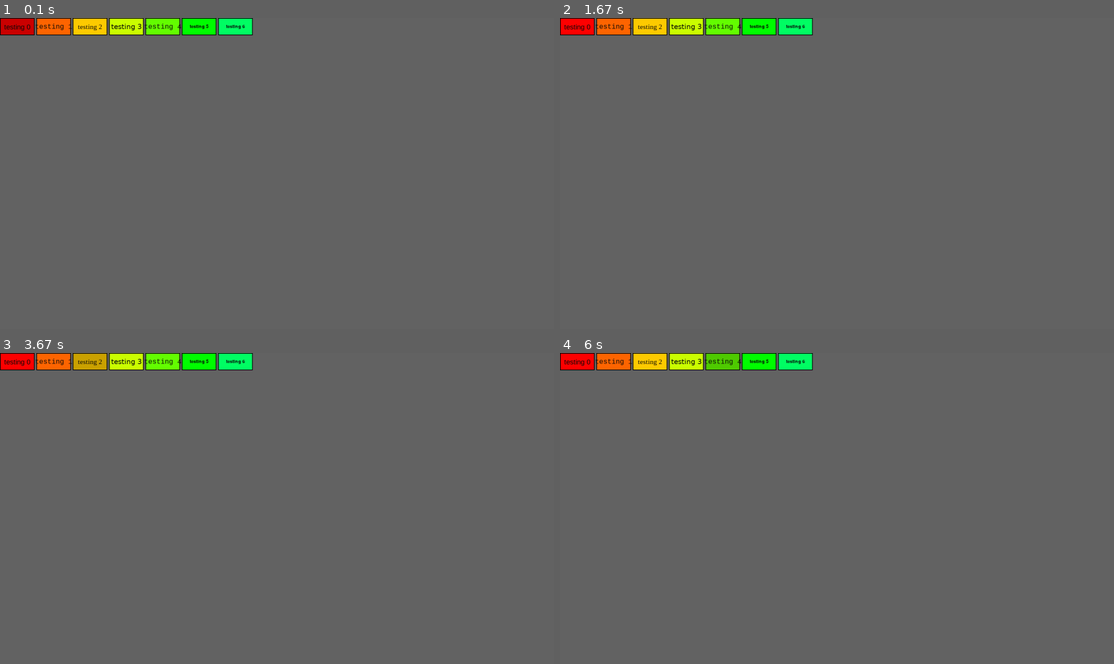
Above: before the commit, frames 1-4 (two rows, left to right).
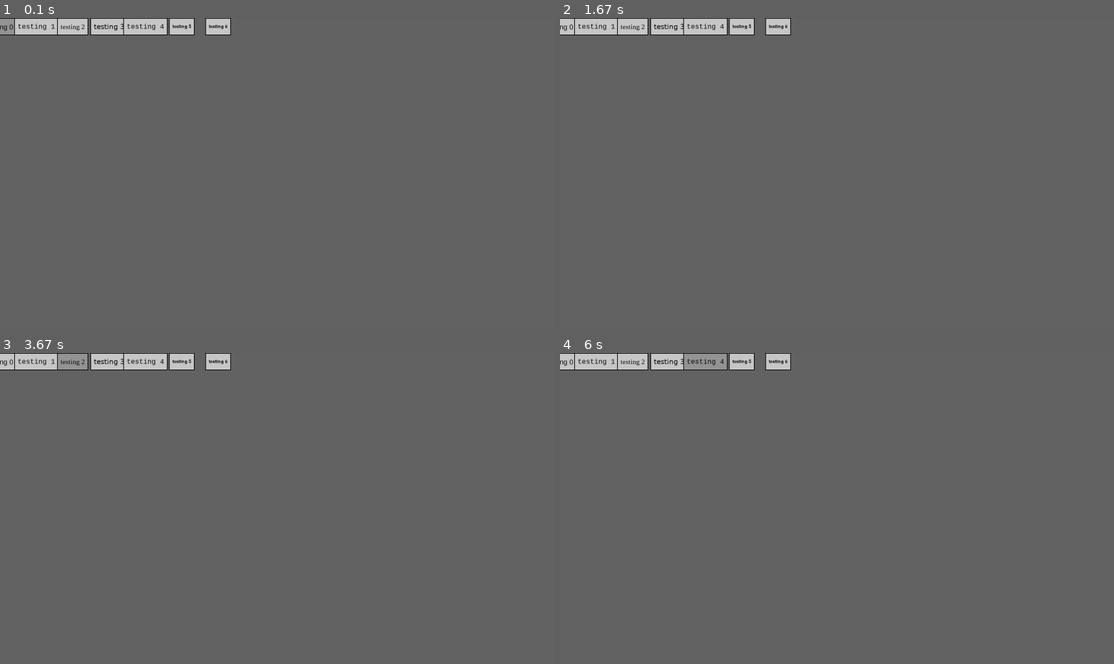
Above: after the commit, the same moments.

Repository: FinleyDavies/super-pygame-bomberman
Game: pygame game, started from main/button.py
Same seed, same stepped clock (60 frames per second), same inputs: the game is played once before the commit and once after it.
Inputs (mouse positions are in pixels of both pictures, inside the frame that each line leads up to):
- Up to frame 1 (0.1 s): no input
- Up to frame 2 (1.67 s): click "testing 1" at 0.38 s; click (842, 195) at 0.72 s; click "testing 5" at 1.05 s; click (1041, 282) at 1.38 s
- Up to frame 3 (3.67 s): click "testing 0" at 2.22 s; click (260, 455) at 2.55 s; click "testing 2" at 3.38 s
- Up to frame 4 (6 s): click (1008, 502) at 3.72 s; click "testing 3" at 4.55 s; click (859, 496) at 4.88 s; click "testing 4" at 5.72 s

The runs differ from the first frame. In frame 1, 2.4% of the frame differs, in the area x 0-46%, y 0-6%; in frame 2, 2.4%; in frame 3, 2.4%; in frame 4, 2.4%.

Commit message:
added basic menu class

Diff:
--- a/main/button.py
+++ b/main/button.py
@@ -32,12 +32,13 @@
             font_name = self.FONT
         self.font_name = font_name
 
+        self.font = pygame.font.Font(pygame.font.match_font(self.font_name), 20)
         self.text = text
 
-        self.font = pygame.font.Font(pygame.font.match_font(self.font_name), 20)
-        self.rendered = self.font.render(self.text, True, (10, 10, 10))
-        self.text_rect = self.rendered.get_rect()
-        self.text_rect.center = self.rect.center
+        self.rendered, self.text_rect = self.render_text()
+        self.fit_text()
+
+
 
         self.is_highlighted = False
         self.is_pressed = False
@@ -72,8 +73,27 @@
             self.time_pressed = time()
             self.is_pressed = True
             if self.callback:
-                #Thread(target=self.callback).start()
                 self.callback()
+
+    def change_text(self, text):
+        self.text = text
+        self.render_text()
+
+    def render_text(self):
+        rendered = self.font.render(self.text, True, (10, 10, 10))
+        text_rect = rendered.get_rect()
+        text_rect.center = self.rect.center
+
+        return rendered, text_rect
+
+    def fit_text(self):
+        if self.text_rect.width > self.rect.width:
+            rect = self.text_rect.copy()
+            rect.height = self.rect.height
+            rect.center = self.rect.center
+            self.rect = rect.inflate(20, 0)
+
+
 
 
 if __name__ == "__main__":
@@ -107,16 +127,19 @@
     cols = WIDTH // (width + 5)
     print(cols)
     for i, font in enumerate(pygame.font.get_fonts()[:] + [pygame.font.get_default_font()]):
-        button_rect = pygame.rect.Rect(((width + 5) * (i % cols), (height + 5) * (i // cols), width, height))
+        button_rect = pygame.rect.Rect(((width + 5) * (i % cols), (height + 5) * (i // cols), 0, height))
         button_colour = pygame.color.Color("red")
         button_colour.hsva = ((360*(i%cols)//cols), 100, 100, 100)
+
+        def name(font):
+            print(font)
 
         def rem(f):
             for button in buttons:
                 if button.font_name == f:
                     buttons.remove(button)
 
-        button = Button(screen, button_rect, f"testing {i}", font_name=font, colour=button_colour)#, callback=lambda f=font: rem(f))
+        button = Button(screen, button_rect, f"testing {i}", font_name=font, colour=(200,200,200), callback=lambda f=font: name(f))
         buttons.append(button)
 
     while True:
--- a/main/client_test.py
+++ b/main/client_test.py
@@ -9,6 +9,7 @@
 import pygame
 from queue import Queue
 from collections import OrderedDict
+from menu import ButtonMenu
 
 
 def handle_message(client, message):
@@ -55,7 +56,7 @@
     pos = player.get_pos()
     line_end = pos[0] + player.MOVEMENT_VECTORS[player.movement_direction][0] * player.width // 2, \
                pos[1] + player.MOVEMENT_VECTORS[player.movement_direction][1] * player.height // 2
-    pygame.draw.line(surface, (232, 32, 32), pos, line_end, 2)
+    pygame.draw.line(surface, (32, 32, 32), pos, line_end, 2)
     return surface
 
 
@@ -96,6 +97,17 @@
 
     return Stop(player)
 
+def load_players(names, board):
+    print("Loading players")
+
+    players = OrderedDict()
+    for i, name in enumerate(names):
+        print(f"\t{name} ({i + 1})")
+        players[name] = (Player(board, name, i))
+
+    print("\nSuccessfully loaded players\n\n")
+
+    return players
 
 def connect(host=None, port=None, username=None):
     # returns the clients player object, the client, the board, and already connected players
@@ -103,53 +115,72 @@
     host = get_ip() if host is None else host
     port = 4832 if port is None else port
     username = "player" if username is None else username
+
+    print(f"Connecting to server {host} on port {port} with username {username}")
     client = SocketClient(host, port, username)
     username = client.get_username()
+    print(f"successfully connected with username {username}\n")
+
     client.send_message([0, username])
 
-    return client, username
+    print("Loading board")
+    game_board = Board.from_string(client.receive_message()[1], (15 * 16 * 2, 13 * 16 * 2))
+    print(game_board)
+    print("Game board has been loaded\n")
+
+    names = client.receive_message()[1].split(",")
+    players = load_players(names, game_board)
+
+    return client, username, game_board, players
 
 
 def main():
     pygame.init()
-    WIDTH, HEIGHT = (15 * 16 * 3, 13 * 16 * 3)
+    WIDTH, HEIGHT = (15 * 16 * 2, 13 * 16 * 2)
     screen = pygame.display.set_mode((WIDTH, HEIGHT))
     clock = pygame.time.Clock()
 
-    client, username = connect(host = "192.168.1.32")
-    game_board = None
+    menu = ButtonMenu(screen)
+
+    client, username, game_board, players = connect(host="192.168.1.32")
     player_names = []
-    players = OrderedDict()
-    client_player = None
+    client_player = players[username]
 
     game_queue = Queue()
 
     KEYS = [pygame.K_w, pygame.K_a, pygame.K_s, pygame.K_d]
 
-    threading.Thread(target=input_thread, args=(client, input_callback, username)).start()
+    t = threading.Thread(target=input_thread, args=(client, input_callback, username), name="client chat input")
+    t.setDaemon(True)
+    t.start()
 
     warmup = True
-    while True:
+    running = True
+    while running:
         for message in client.collect_messages():
-            if message[0] == 0:  # another player has connected to the server
-                print(f"{message[1]} connected")
-                player_names.append(message[1])
-
-            elif message[0] == 1:  # game command message
-                # print("handling", message[1])
+
+            if message[0] == 0:     # reset player list
+                names = message[1].split(",")
+                players = load_players(names, game_board)
+                client_player = players[username]
+
+            elif message[0] == 1:   # game command
                 game_queue.put(deserialize(message[1], players))
 
-                # add message to game queue
-
-            elif message[0] == 2:   # chat
+            elif message[0] == 2:   # chat message
                 print(message[1])
 
-            elif message[0] == 3:   # board
+            elif message[0] == 3:   # board update
                 print("loaded board")
                 game_board = Board.from_string(message[1])
 
-        if game_board is None:
-            continue
+            elif message[0] == 4:   # remove player
+                del players[message[1]]
+
+            elif message[0] == 5:   # add player
+                name, id  = message[1].split(",")
+
+
 
 
 
@@ -165,8 +196,11 @@
 
 
         for event in pygame.event.get():
+            menu.update(event)
+
             if event.type == pygame.QUIT:
                 running = False
+                # pygame.quit()
 
             if event.type == pygame.KEYDOWN or event.type == pygame.KEYUP:
                 keystate = [pygame.key.get_pressed()[key] for key in KEYS]
@@ -186,11 +220,16 @@
             board_surface = draw_player(board_surface, player)
 
         screen.blit(board_surface, (0, 0))
-
+        menu.draw()
         pygame.display.update()
         screen.fill((16, 120, 48))
         clock.tick(60)
 
+    print("broken")
+    client.close()
+    print("CLOSED")
+    pygame.quit()
+    print("QUIT")
 
 
 if __name__ == "__main__":
--- /dev/null
+++ b/main/menu.py
@@ -0,0 +1,77 @@
+import pygame
+from button import Button
+from random import random
+
+
+class ButtonMenu:
+    KEYBIND = pygame.K_ESCAPE
+    FONT = "microsoftphagspa"
+    BUTTON_HEIGHT = 50
+    BUTTON_WIDTH = 200
+
+
+    def __init__(self, screen, name=None, columns=1):
+        self.name = "Main Menu" if name is None else name
+
+        self.buttons = list()
+        self.layout = [list() for _ in range(columns)]
+        self.columns = columns
+
+        self.screen = screen
+        self.rect = screen.get_rect()
+        self.surface = pygame.Surface(self.rect.size, pygame.SRCALPHA)
+
+        self.is_open = False
+
+        self.add_button("Resume Game", self.close)
+
+
+    def add_button(self, name, function, column=0):
+        center_x = ( self.rect.width / (self.columns + 1) ) * (column + 1)
+        center_y = self.BUTTON_HEIGHT * ( len(self.layout[column]) + 1 )
+
+        button_rect = pygame.rect.Rect(0, 0, self.BUTTON_WIDTH, self.BUTTON_HEIGHT)
+        button_rect.center = (center_x, center_y)
+
+        button = Button(self.surface, button_rect, name, function)
+
+        self.buttons.append(button)
+        self.layout[column].append(button)
+
+
+    def add_menu(self, menu):
+        pass
+
+
+    def update(self, event):
+        print("updating menu", random())
+        if event.type == pygame.KEYDOWN:
+            if event.key == self.KEYBIND:
+                print("menu toggled")
+                self.is_open = not self.is_open
+                print(f"Menu open: {self.is_open}")
+
+        if self.is_open:
+            if event.type == pygame.MOUSEBUTTONDOWN:
+                for button in self.buttons:
+                    button.press(pygame.mouse.get_pos())
+
+            for button in self.buttons:
+                button.update(pygame.mouse.get_pos())
+
+
+    def draw(self):
+        if self.is_open:
+            self.surface.fill((255, 255, 255, 128))
+            for button in self.buttons:
+                button.draw()
+
+            self.screen.blit(self.surface, (0,0))
+
+
+    def open(self):
+        self.is_open = True
+
+
+    def close(self):
+        self.is_open = False
--- a/main/networking.py
+++ b/main/networking.py
@@ -65,8 +65,13 @@
         self.input_queue = queue.Queue()
         self.output_queue = queue.Queue()
 
-        threading.Thread(target=self.input, args=(self.sock,)).start()
-        threading.Thread(target=self.output, args=(self.sock,)).start()
+        self.t1 = threading.Thread(target=self.input, args=(self.sock,), name="ThreadedIO input")
+        self.t2 = threading.Thread(target=self.output, args=(self.sock,), name="ThreadedIO output")
+        self.t1.setDaemon(True)
+        self.t2.setDaemon(True)
+        self.t1.start()
+        self.t2.start()
+
 
     def input(self, sock):
         while self.connected:
@@ -96,7 +101,8 @@
 
             except (OSError, ConnectionAbortedError):
                 print(f"(ThreadedIO) Server closed socket")
-                self.connected = False
+                self.close()
+                # self.connected = False
                 break
 
     def output(self, sock):
@@ -116,10 +122,10 @@
             # print(f"(ThreadedIO) Message '{message_content.decode('utf-8')}' sent to {sock.getsockname()}")
 
     def close(self):
-        self.output_queue.put((999, ""))
+        # self.output_queue.put((999, ""))
         self.connected = False
         self.sock.close()
-        print("closing connection")
+        print("closing")
         if self.server is not None:
             self.server.remove_sock_io(self)
 
@@ -136,9 +142,9 @@
 class SocketServer:
     HEADER_LENGTH = 10
     COMMAND_LENGTH = 3
-    TIMEOUT = 600
-
-    def __init__(self, host=0, port=0):
+    TIMEOUT = 120
+
+    def __init__(self, dc_callback, host=0, port=0):
         if host == 0:
             host = get_ip()
         if port == 0:
@@ -146,6 +152,7 @@
 
         self.host = host
         self.port = port
+        self.dc_callback = dc_callback
         self.sock = socket.socket(socket.AF_INET, socket.SOCK_STREAM)
         # self.sock.setsockopt(socket.SOL_SOCKET, socket.SO_REUSEADDR, 1)
         self.sock.bind((self.host, self.port))
@@ -207,7 +214,10 @@
                 if sock_io.connected:
                     client.close()
                 print(self.clients)
-                break
+                self.dc_callback(self, username)
+                break
+
+
 
     def get_uptime(self):
         return time.time() - self.start_time
@@ -254,3 +264,7 @@
 
     def get_username(self):
         return self.username
+
+    def close(self):
+        print("closing connection")
+        self.sock_io.close()
--- a/main/server_test.py
+++ b/main/server_test.py
@@ -8,18 +8,14 @@
     if message[0] == 0:  # login message
         print("client connected")
 
-        server.send_message([2, f"Welcome, {username}"], [username])
-        server.send_to_all([2, f"{username} has connected"], [username])
-
         # send board to the new client
         server.send_message([3, str(round.get_board())], [username])
 
         # send all player names and ids to the new client
-        for client in server.get_clients():
-            server.send_message([0, client], [username])
+        server.send_to_all([0, ",".join(list(server.get_clients()))])
 
-        # send new client name and id to all other clients
-        server.send_to_all([0, username], [username])
+        server.send_message([2, f"Welcome, {username}"], [username])
+        server.send_to_all([2, f"{username} has connected"], [username])
 
 
     elif message[0] == 1:   # game command message
@@ -42,16 +38,12 @@
     round.command_queue.put(command)
     server.send_to_all([1, command.serialize()])#
 
-
-def get_player_ids(server):
-    players = list()
-    for id, name in enumerate(server.get_clients()):
-        players.append([name, id])
-
-    return players
+def on_disconnect(server, username):
+    server.send_to_all([0, ",".join(list(server.get_clients()))], [username])
+    server.send_to_all([2, f"{username} has disconnected"], [username])
 
 def main():
-    server = SocketServer()
+    server = SocketServer(on_disconnect)
     print(server.host)
     print(server.port)
 
@@ -62,7 +54,6 @@
     while True:
         for message, user in server.collect_messages():
             handle_message(server, message, user, round)
-            #print(get_player_ids(server))
         sleep(1/60)
 
 if __name__ == "__main__":
--- /dev/null
+++ b/testing/controller.py
@@ -0,0 +1,153 @@
+"""
+Sample Python/Pygame Programs
+Simpson College Computer Science
+http://programarcadegames.com/
+http://simpson.edu/computer-science/
+
+Show everything we can pull off the joystick
+"""
+import pygame
+
+# Define some colors
+BLACK = (0, 0, 0)
+WHITE = (255, 255, 255)
+
+
+class TextPrint(object):
+    """
+    This is a simple class that will help us print to the screen
+    It has nothing to do with the joysticks, just outputting the
+    information.
+    """
+
+    def __init__(self):
+        """ Constructor """
+        self.reset()
+        self.x_pos = 10
+        self.y_pos = 10
+        self.font = pygame.font.Font(None, 20)
+
+    def print(self, my_screen, text_string):
+        """ Draw text onto the screen. """
+        text_bitmap = self.font.render(text_string, True, BLACK)
+        my_screen.blit(text_bitmap, [self.x_pos, self.y_pos])
+        self.y_pos += self.line_height
+
+    def reset(self):
+        """ Reset text to the top of the screen. """
+        self.x_pos = 10
+        self.y_pos = 10
+        self.line_height = 15
+
+    def indent(self):
+        """ Indent the next line of text """
+        self.x_pos += 10
+
+    def unindent(self):
+        """ Unindent the next line of text """
+        self.x_pos -= 10
+
+
+pygame.init()
+
+# Set the width and height of the screen [width,height]
+size = [500, 700]
+screen = pygame.display.set_mode(size)
+
+pygame.display.set_caption("My Game")
+
+# Loop until the user clicks the close button.
+done = False
+
+# Used to manage how fast the screen updates
+clock = pygame.time.Clock()
+
+# Initialize the joysticks
+pygame.joystick.init()
+
+# Get ready to print
+textPrint = TextPrint()
+
+# -------- Main Program Loop -----------
+while not done:
+    # EVENT PROCESSING STEP
+    for event in pygame.event.get():
+        if event.type == pygame.QUIT:
+            done = True
+
+        # Possible joystick actions: JOYAXISMOTION JOYBALLMOTION JOYBUTTONDOWN
+        # JOYBUTTONUP JOYHATMOTION
+        if event.type == pygame.JOYBUTTONDOWN:
+            print("Joystick button pressed.")
+        if event.type == pygame.JOYBUTTONUP:
+            print("Joystick button released.")
+
+    # DRAWING STEP
+    # First, clear the screen to white. Don't put other drawing commands
+    # above this, or they will be erased with this command.
+    screen.fill(WHITE)
+    textPrint.reset()
+
+    # Get count of joysticks
+    joystick_count = pygame.joystick.get_count()
+
+    textPrint.print(screen, "Number of joysticks: {}".format(joystick_count))
+    textPrint.indent()
+
+    # For each joystick:
+    for i in range(joystick_count):
+        joystick = pygame.joystick.Joystick(i)
+        joystick.init()
+
+        textPrint.print(screen, "Joystick {}".format(i))
+        textPrint.indent()
+
+        # Get the name from the OS for the controller/joystick
+        name = joystick.get_name()
+        textPrint.print(screen, "Joystick name: {}".format(name))
+
+        # Usually axis run in pairs, up/down for one, and left/right for
+        # the other.
+        axes = joystick.get_numaxes()
+        textPrint.print(screen, "Number of axes: {}".format(axes))
+        textPrint.indent()
+
+        for i in range(axes):
+            axis = joystick.get_axis(i)
+            textPrint.print(screen, "Axis {} value: {:>6.3f}".format(i, axis))
+        textPrint.unindent()
+
+        buttons = joystick.get_numbuttons()
+        textPrint.print(screen, "Number of buttons: {}".format(buttons))
+        textPrint.indent()
+
+        for i in range(buttons):
+            button = joystick.get_button(i)
+            textPrint.print(screen, "Button {:>2} value: {}".format(i, button))
+        textPrint.unindent()
+
+        # Hat switch. All or nothing for direction, not like joysticks.
+        # Value comes back in an array.
+        hats = joystick.get_numhats()
+        textPrint.print(screen, "Number of hats: {}".format(hats))
+        textPrint.indent()
+
+        for i in range(hats):
+            hat = joystick.get_hat(i)
+            textPrint.print(screen, "Hat {} value: {}".format(i, str(hat)))
+        textPrint.unindent()
+
+        textPrint.unindent()
+
+    # ALL CODE TO DRAW SHOULD GO ABOVE THIS COMMENT
+
+    # Go ahead and update the screen with what we've drawn.
+    pygame.display.flip()
+
+    # Limit to 60 frames per second
+    clock.tick(60)
+
+# Close the window and quit.
+# If you forget this line, the program will 'hang'
+# on exit if running from IDLE.
+pygame.quit()
